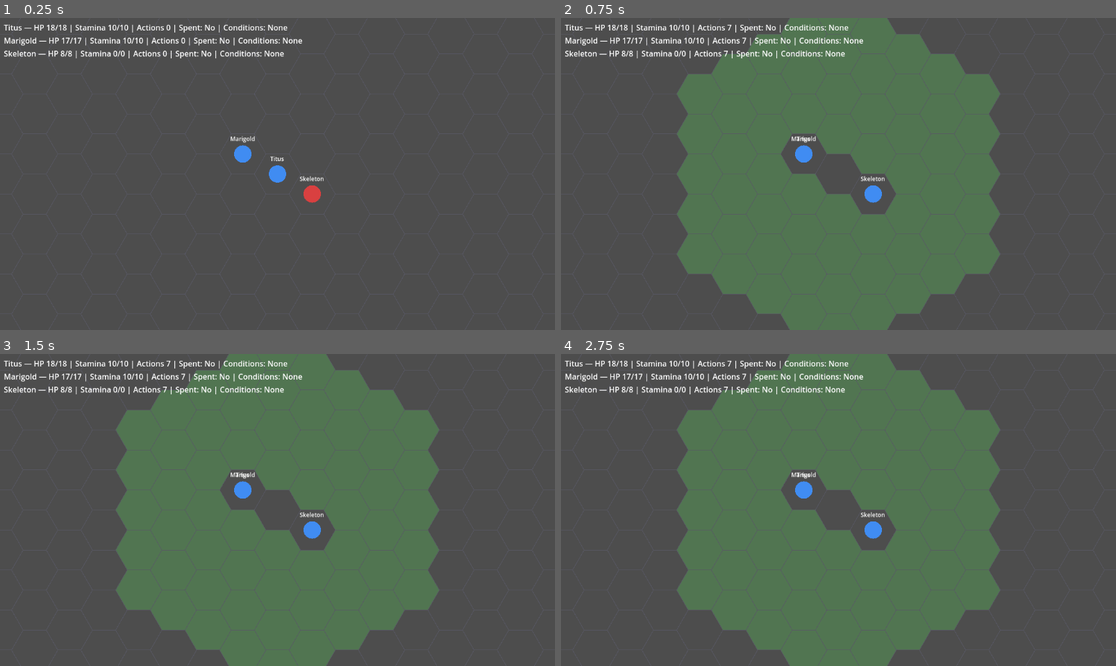
Above: before the commit, frames 1-4 (two rows, left to right).
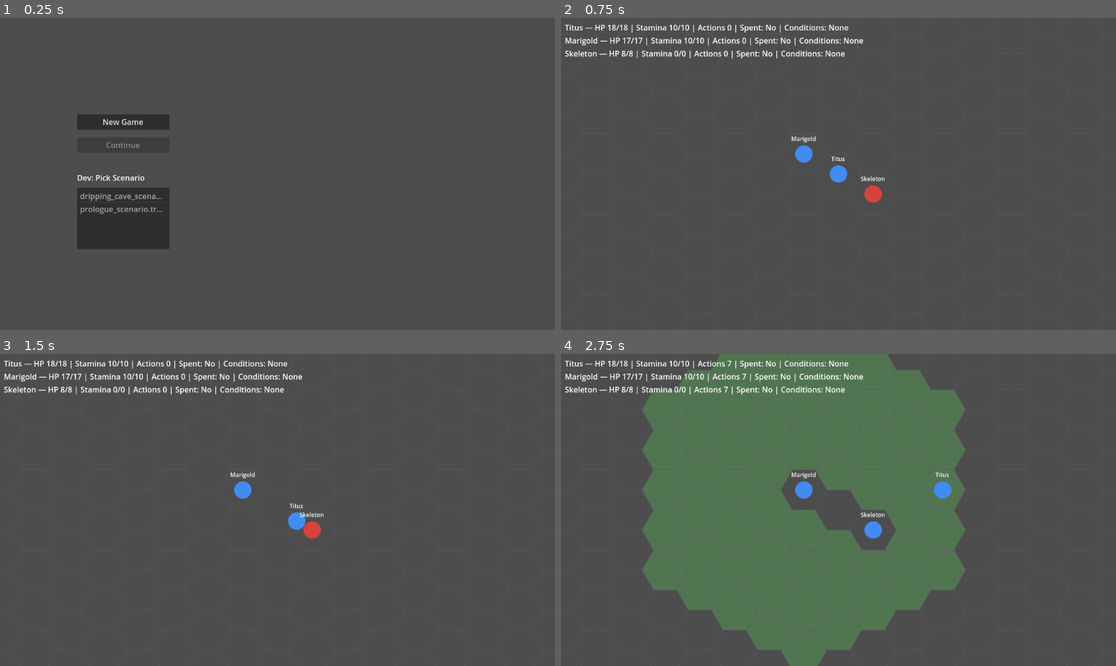
Above: after the commit, the same moments.

Repository: Pyroraptor/hykaen
Game: Godot game, scene res://scenes/TitleScreen.tscn
Two runs of this game, one before a commit and one after it. Both use one fixed random seed, a clock stepped at 60 frames per second and the inputs below. Before the commit the project starts from res://MainScene.tscn.
Inputs (mouse positions are in pixels of both pictures, inside the frame that each line leads up to):
- Up to frame 1 (0.25 s): no input
- Up to frame 2 (0.75 s): click (683, 120) at 0.5 s, where only the run after the commit has a clickable "New Game"
- Up to frame 3 (1.5 s): tap Enter at 1.25 s; move the mouse to (399, 494) at 1.27 s; hold Shift from 1.28 s (still down); click (399, 494) at 1.42 s
- Up to frame 4 (2.75 s): release Shift at 2 s; drag from (727, 525) to (810, 572) at 2.02 s

The runs differ from the first frame. In frame 1, 6.0% of the frame differs, in the area x 0-98%, y 2-89%; in frame 2, 44%, in the area x 20-80%, y 0-100%; in frame 3, 44%; in frame 4, 12%.

Commit message:
feat(FEAT-337): Repoint project boot entry point to TitleScreen and reconcile legacy entry-point regression tests
Step: tdd-execute
Files: 6

Diff:
--- a/presentation/title_screen.gd
+++ b/presentation/title_screen.gd
@@ -110,6 +110,14 @@
 	if _dev_scenario_list != null:
 		_dev_scenario_list.item_selected.connect(_on_dev_scenario_item_selected)
 	refresh()
+	# FEAT-337 (DEF-001): boot-confirmation log line, mirroring MainScene.gd's
+	# own established "print an INFO line once _ready() reaches its
+	# interactive, input-awaiting state" convention -- now that project.godot
+	# boots into TitleScreen.tscn (not MainScene.tscn) first, this is the
+	# real entry point's own proxy for "reached an interactive boot state
+	# with no unhandled error", consumed by tests/integration/
+	# test_headless_boot.gd and tests/integration/test_headless_boot_smoke.py.
+	print("INFO: Hykaen TitleScreen booted -- interactive, input-awaiting boot state (New Game / Continue / Dev: Pick Scenario)")
 
 
 ## refresh() -> void — recomputes every button/list's visible/enabled state
--- a/project.godot
+++ b/project.godot
@@ -13,7 +13,7 @@
 config/name="Hykaen"
 config/description="A turn-based narrative CRPG set in the world of Hykaen."
 config/version="0.2.0"
-run/main_scene="res://MainScene.tscn"
+run/main_scene="res://scenes/TitleScreen.tscn"
 config/features=PackedStringArray("4.3")
 config/icon="res://icon.svg"
 
--- a/tests/gut/test_smoke_boot.gd
+++ b/tests/gut/test_smoke_boot.gd
@@ -11,9 +11,12 @@
 ##
 ##   1. All autoload singletons declared in project.godot's [autoload]
 ##      section resolve to non-null instances.
-##   2. project.godot's run/main_scene points at MainScene.tscn, so the
-##      Godot editor's Play button launches directly into the prologue
-##      encounter with no manual setup.
+##   2. project.godot's run/main_scene points at TitleScreen.tscn (FEAT-337 /
+##      DEF-001), so the Godot editor's Play button -- and a real exported
+##      binary -- launches into the Title Screen (New Game / Continue /
+##      Dev: Pick Scenario) first, per the steel thread's declared
+##      entry_point and FR-006 AC1, rather than bypassing it straight into
+##      MainScene's ADR-005 uninitialized-CurrentGameState fallback.
 ##   3. A freshly instantiated MainScene.tscn completes first-frame
 ##      processing with no exception and no null composition-root field --
 ##      each composition-root field (encounter_repository/random_port/
@@ -41,6 +44,7 @@
 
 const PROJECT_GODOT_PATH: String = "res://project.godot"
 const MAIN_SCENE_PATH: String = "res://MainScene.tscn"
+const TITLE_SCREEN_PATH: String = "res://scenes/TitleScreen.tscn"
 const MainSceneClass = preload("res://MainScene.gd")
 
 
@@ -71,20 +75,46 @@
 
 
 # ══════════════════════════════════════════════════════════════════════════
-# Criterion 2: project.godot run/main_scene points at MainScene.tscn, so
-# Godot editor Play launches directly into the prologue encounter.
-# ══════════════════════════════════════════════════════════════════════════
-
-func test_project_godot_run_main_scene_points_at_main_scene_tscn() -> void:
+# Criterion 2 (FEAT-337 / DEF-001): project.godot run/main_scene points at
+# TitleScreen.tscn -- NOT MainScene.tscn -- so the Godot editor's Play
+# button (and a real exported binary) boots into Title Screen first,
+# matching the steel thread's declared entry_point ("Title Screen (New
+# Game button)") and FR-006 AC1 ("Title screen is the first thing
+# displayed when the project runs"). Booting straight into MainScene would
+# silently skip New Game/Continue/Dev:Pick Scenario via ADR-005's
+# uninitialized-CurrentGameState fallback.
+# ══════════════════════════════════════════════════════════════════════════
+
+func test_project_godot_run_main_scene_points_at_title_screen_tscn() -> void:
 	var file := FileAccess.open(PROJECT_GODOT_PATH, FileAccess.READ)
 	assert_not_null(file, "project.godot must be readable")
 	if file == null:
 		return
 	var content: String = file.get_as_text()
 	file.close()
-	assert_true(
+	assert_false(
 		content.contains('run/main_scene="res://MainScene.tscn"'),
-		"project.godot must set run/main_scene to res://MainScene.tscn (FEAT-001 / US-001)"
+		"project.godot must NOT set run/main_scene to res://MainScene.tscn -- that bypasses "
+		+ "TitleScreen entirely (FEAT-337 / DEF-001)"
+	)
+	assert_true(
+		content.contains('run/main_scene="res://scenes/TitleScreen.tscn"'),
+		"project.godot must set run/main_scene to res://scenes/TitleScreen.tscn so the project "
+		+ "boots into the Title Screen first (FEAT-337 / DEF-001 / ADR-002)"
+	)
+
+
+## FEAT-337 (DEF-001): a positive, runtime assertion that the LIVE
+## ProjectSettings singleton (not just the raw project.godot text) resolves
+## application/run/main_scene to TitleScreen.tscn -- proving the
+## composition-root wiring Godot actually boots with is correct, not merely
+## that the source file's text looks right.
+func test_project_settings_run_main_scene_resolves_to_title_screen_at_runtime() -> void:
+	var configured_main_scene: String = ProjectSettings.get_setting("application/run/main_scene", "")
+	assert_eq(
+		configured_main_scene, TITLE_SCREEN_PATH,
+		"ProjectSettings.get_setting('application/run/main_scene') must resolve to "
+		+ "res://scenes/TitleScreen.tscn at runtime (FEAT-337 / DEF-001)"
 	)
 
 
--- a/tests/integration/test_headless_boot.gd
+++ b/tests/integration/test_headless_boot.gd
@@ -7,14 +7,26 @@
 ## test_headless_boot_smoke.py's pytest suite (which already proves the
 ## identical guarantee): spawns a SECOND, independent, real
 ## `godot --headless` process booting this project's actual
-## run/main_scene target (project.godot's run/main_scene=res://MainScene.tscn,
-## no GUT harness/HeadlessRunner involvement beyond the autoload every
-## launch of this project always carries) and reads that process's own real
-## stdout+stderr directly -- the one vantage point from which "zero ERROR/
-## WARNING console output" can actually be observed (mirrors tests/ci/
-## test_static_checks.gd's established OS.execute-based real-subprocess
-## convention, and tests/integration/test_headless_boot_smoke.py's own
-## `bare_headless_boot` fixture rationale).
+## run/main_scene target (project.godot's run/main_scene=
+## res://scenes/TitleScreen.tscn as of FEAT-337/DEF-001 -- see that fix's
+## own doc below -- no GUT harness/HeadlessRunner involvement beyond the
+## autoload every launch of this project always carries) and reads that
+## process's own real stdout+stderr directly -- the one vantage point from
+## which "zero ERROR/WARNING console output" can actually be observed
+## (mirrors tests/ci/test_static_checks.gd's established OS.execute-based
+## real-subprocess convention, and tests/integration/
+## test_headless_boot_smoke.py's own `bare_headless_boot` fixture
+## rationale).
+##
+## FEAT-337 (DEF-001): project.godot's run/main_scene was repointed from
+## res://MainScene.tscn to res://scenes/TitleScreen.tscn -- a real launched
+## build must reach the Title Screen (New Game / Continue / Dev: Pick
+## Scenario) first, per the steel thread's declared entry_point and FR-006
+## AC1, rather than bypassing it straight into MainScene via ADR-005's
+## uninitialized-CurrentGameState fallback. This suite's "reaches an
+## interactive boot state" marker below is updated accordingly to
+## TitleScreen's own boot-confirmation print (presentation/title_screen.gd's
+## _ready()), not MainScene's.
 ##
 ## Design note -- why a SEPARATE bare boot, never `godot --headless --
 ## --gut-run-all`/`-s addons/gut/gut_cmdln.gd`: in this project's pinned
@@ -67,22 +79,24 @@
 
 const SeedPolicyClass = preload("res://infrastructure/seed_policy.gd")
 
-## The real boot-confirmation log line MainScene.gd's own _ready() prints
-## (see MainScene.gd's `print("INFO: Hykaen MainScene booted...")` call) --
-## used below to guard against a degenerate "silently empty/no-op boot"
-## trivially satisfying "zero ERROR/WARNING output".
-##
-## FEAT-316 (US-005/US-007 / FR-004, resolves DEF-001/PR-001): a real,
+## The real boot-confirmation log line presentation/title_screen.gd's own
+## _ready() prints (see TitleScreen.gd's
+## `print("INFO: Hykaen TitleScreen booted...")` call) -- used below to
+## guard against a degenerate "silently empty/no-op boot" trivially
+## satisfying "zero ERROR/WARNING output".
+##
+## FEAT-337 (DEF-001): project.godot's run/main_scene now boots into
+## res://scenes/TitleScreen.tscn, not res://MainScene.tscn -- a real,
 ## non-test launch (this file's bare `godot --headless` subprocess never
-## drives a combat trigger) now boots into GameMode.EXPLORATION with
-## round_session left null -- MainScene.gd's _ready() prints the
-## EXPLORATION-mode boot line ("...booted into EXPLORATION mode -- no active
-## round_session yet (FEAT-316)") in that branch instead of the old
-## "...booted into the prologue encounter (interactive)..." line, which now
-## only ever prints once a real combat trigger fires. EXPLORATION mode IS
-## this feature's new "interactive, input-awaiting boot state" -- update the
-## marker to match.
-const MAIN_SCENE_BOOT_MARKER: String = "Hykaen MainScene booted into EXPLORATION mode"
+## presses New Game/Continue) reaches TitleScreen's own interactive,
+## input-awaiting boot state and stops there, so this suite's marker is
+## TitleScreen's boot-confirmation line, not MainScene's. (MainScene's own
+## "...booted into EXPLORATION mode..." print, previously asserted here
+## pre-FEAT-337, only ever fires now once TitleScreen's New Game/Continue/
+## Dev:Pick Scenario transitions into MainScene.tscn -- see tests/boot/
+## test_title_screen_boot_performance.gd and tests/unit/
+## test_title_screen_buttons.gd for that later-stage coverage.)
+const MAIN_SCENE_BOOT_MARKER: String = "Hykaen TitleScreen booted -- interactive, input-awaiting boot state"
 
 ## The ONE pre-existing, documented, out-of-scope warning shape this suite
 ## allowlists (see file-level design note above) -- the specific
@@ -313,7 +327,7 @@
 	var classified: Dictionary = _classify_console_lines(result["output"])
 	assert_eq(
 		classified["errors"], [],
-		"booting the real res://MainScene.tscn composition root headlessly must produce ZERO ERROR-level console lines; full output:\n%s" % result["output"]
+		"booting the real res://scenes/TitleScreen.tscn composition root headlessly (FEAT-337 / DEF-001) must produce ZERO ERROR-level console lines; full output:\n%s" % result["output"]
 	)
 
 
@@ -327,7 +341,7 @@
 	var classified: Dictionary = _classify_console_lines(result["output"])
 	assert_eq(
 		classified["warnings"], [],
-		"booting the real res://MainScene.tscn composition root headlessly must produce ZERO WARNING-level console lines beyond the one documented, "
+		"booting the real res://scenes/TitleScreen.tscn composition root headlessly (FEAT-337 / DEF-001) must produce ZERO WARNING-level console lines beyond the one documented, "
 		+ "pre-existing, out-of-scope resource-UID warning shape; full output:\n%s" % result["output"]
 	)
 
@@ -341,7 +355,7 @@
 	var result: Dictionary = _run_bare_headless_boot(godot_bin)
 	assert_true(
 		result["output"].contains(MAIN_SCENE_BOOT_MARKER),
-		"the real MainScene.tscn composition root must actually reach its interactive, input-awaiting boot state within "
+		"the real TitleScreen.tscn composition root (FEAT-337 / DEF-001: project.godot's run/main_scene) must actually reach its interactive, input-awaiting boot state within "
 		+ "%d frames -- its own boot-confirmation log line was not observed; full output:\n%s" % [_QUIT_AFTER_FRAMES, result["output"]]
 	)
 
@@ -369,5 +383,5 @@
 		)
 		assert_true(
 			result["output"].contains(MAIN_SCENE_BOOT_MARKER),
-			"run %d: the real MainScene.tscn composition root must reach its interactive boot state every single consecutive run" % i
+			"run %d: the real TitleScreen.tscn composition root (FEAT-337 / DEF-001) must reach its interactive boot state every single consecutive run" % i
 		)
--- a/tests/unit/test_main_scene_entry_point.gd
+++ b/tests/unit/test_main_scene_entry_point.gd
@@ -2,10 +2,19 @@
 ## tests/unit/test_main_scene_entry_point.gd
 ##
 ## GUT test suite for FEAT-005 (US-004): Main scene entry point and project
-## wiring. Verifies MainScene.tscn is the project's composition root
-## (ADR-006) -- wiring the repository/random/event-sink adapters and
-## reusing prologue_encounter.tres / the existing party -- and that
-## project.godot boots directly into it.
+## wiring. Verifies MainScene.tscn is the project's gameplay composition
+## root (ADR-006) -- wiring the repository/random/event-sink adapters and
+## reusing prologue_encounter.tres / the existing party.
+##
+## FEAT-337 (DEF-001): project.godot's run/main_scene now boots into
+## res://scenes/TitleScreen.tscn (Title Screen: New Game / Continue /
+## Dev: Pick Scenario), per the steel thread's declared entry_point and
+## FR-006 AC1 -- TitleScreen transitions into MainScene.tscn once a game is
+## started/continued. See test_project_godot_run_main_scene_references_
+## title_screen_tscn() below for that boot-target assertion; the remaining
+## tests in this file instantiate MainScene.tscn directly (ADR-002 pattern)
+## to verify its own composition-root wiring, independent of project.godot's
+## main_scene setting.
 
 const GodotRandomAdapterClass          = preload("res://core/combat/godot_random_adapter.gd")
 const ResourceEncounterRepositoryClass = preload("res://infrastructure/resource_encounter_repository.gd")
@@ -14,20 +23,50 @@
 const MAIN_SCENE_PATH: String = "res://MainScene.tscn"
 const MAIN_SCENE_SCRIPT_PATH: String = "res://MainScene.gd"
 const PROJECT_GODOT_PATH: String = "res://project.godot"
-
-
-# ── Criterion 1: project.godot run/main_scene references MainScene.tscn ─────
-
-func test_project_godot_run_main_scene_references_main_scene_tscn() -> void:
+const TITLE_SCREEN_PATH: String = "res://scenes/TitleScreen.tscn"
+
+
+# ── Criterion 1 (FEAT-337 / DEF-001): project.godot run/main_scene ──────────
+# references TitleScreen.tscn, not MainScene.tscn. A real launched build
+# (editor Play or exported binary) must boot into the Title Screen (New
+# Game / Continue / Dev: Pick Scenario) first, per the steel thread's
+# declared entry_point and FR-006 AC1 -- booting straight into MainScene
+# would silently bypass those flows via ADR-005's uninitialized-
+# CurrentGameState fallback. This test file's remaining MainScene
+# composition-root assertions below are unaffected: they instantiate
+# MainScene.tscn directly (add_child_autofree), which is the same
+# ADR-002 pattern MainScene itself is reached by once TitleScreen
+# transitions into it, independent of project.godot's main_scene setting.
+
+func test_project_godot_run_main_scene_references_title_screen_tscn() -> void:
 	var file := FileAccess.open(PROJECT_GODOT_PATH, FileAccess.READ)
 	assert_not_null(file, "project.godot must be readable")
 	if file == null:
 		return
 	var content: String = file.get_as_text()
 	file.close()
-	assert_true(
+	assert_false(
 		content.contains('run/main_scene="res://MainScene.tscn"'),
-		"project.godot must set run/main_scene to res://MainScene.tscn (FEAT-005 / US-004)"
+		"project.godot must NOT set run/main_scene to res://MainScene.tscn -- that bypasses "
+		+ "TitleScreen entirely (FEAT-337 / DEF-001)"
+	)
+	assert_true(
+		content.contains('run/main_scene="res://scenes/TitleScreen.tscn"'),
+		"project.godot must set run/main_scene to res://scenes/TitleScreen.tscn (FEAT-337 / "
+		+ "US-006, ADR-002's original intent)"
+	)
+
+
+## FEAT-337 (DEF-001): positive runtime assertion via the live ProjectSettings
+## singleton -- proves the composition-root wiring Godot actually boots with
+## resolves to TitleScreen.tscn, not merely that project.godot's raw text
+## looks right.
+func test_project_settings_run_main_scene_resolves_to_title_screen_at_runtime() -> void:
+	var configured_main_scene: String = ProjectSettings.get_setting("application/run/main_scene", "")
+	assert_eq(
+		configured_main_scene, TITLE_SCREEN_PATH,
+		"ProjectSettings.get_setting('application/run/main_scene') must resolve to "
+		+ "res://scenes/TitleScreen.tscn at runtime (FEAT-337 / DEF-001)"
 	)
 
 
